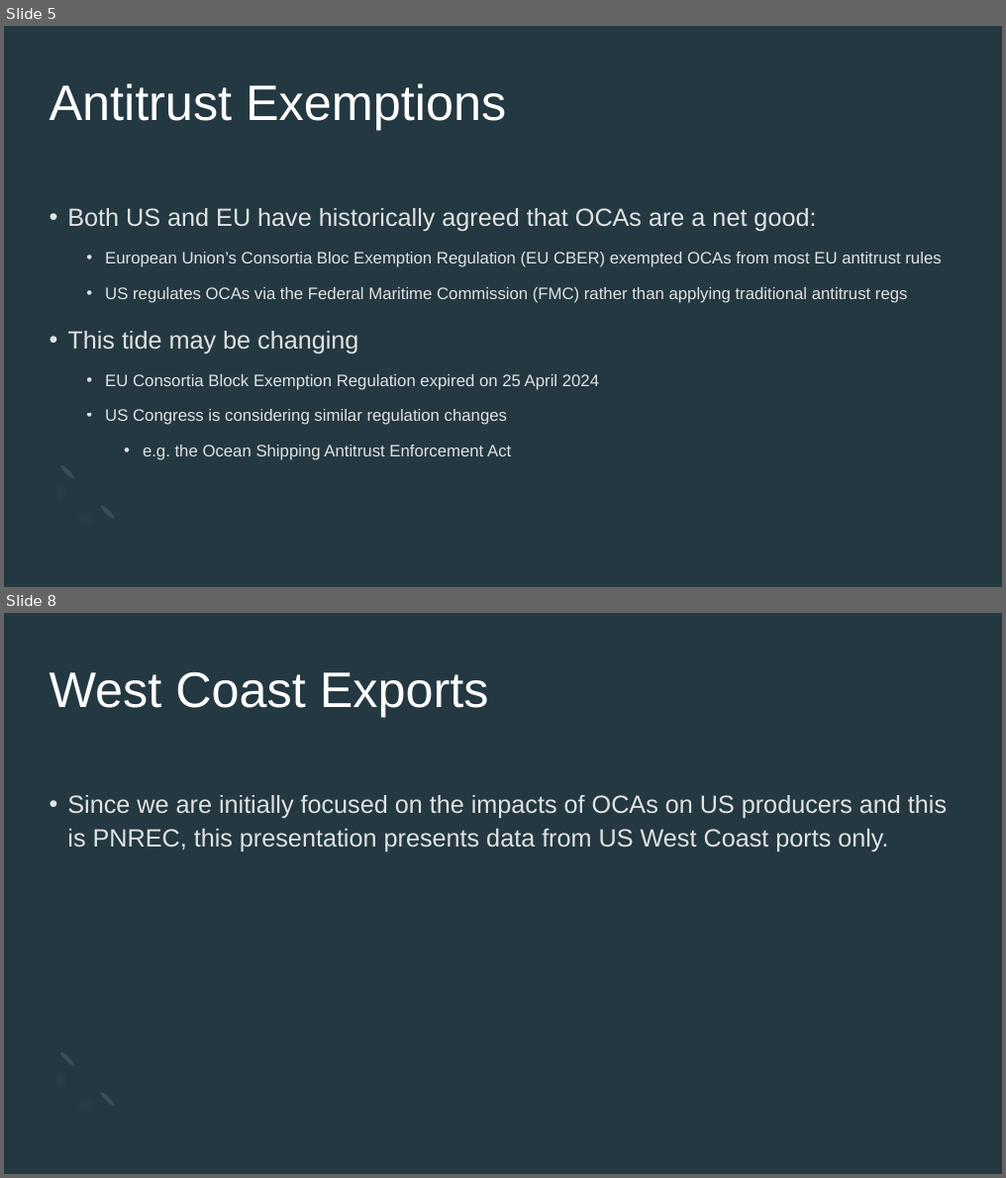
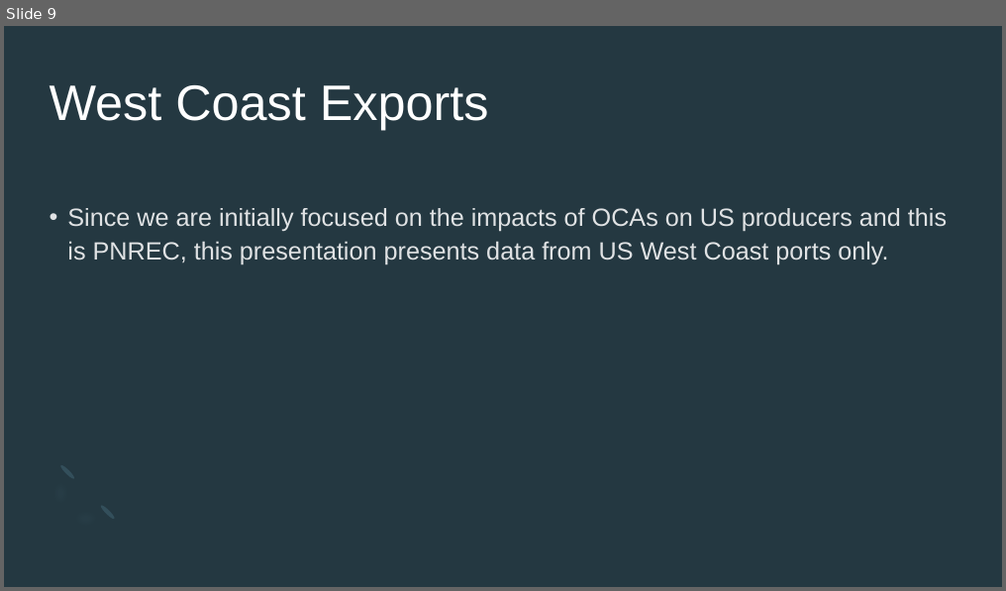
Before and after one commit to epistemetrica/Ocean-Carrier-Alliances-Project, a slide deck: PNREC/PNREC slides.pptx. Shown one above the other, each under a label of ours: slides 5 and 8 before the commit, slide 9 after it; the slides between them are not shown. The pictures are 1006x1178 and 1006x591 pixels, drawn with LibreOffice and Linux fonts; fonts in the diff are those of the drawing. Boxes give left, top, right and bottom in pixels: in the first picture for what was removed or moved away, otherwise in the second. Text is boxed around its words. In the diff, an @@ line names an element or a change of style, - is before the commit and + after.

```diff
--- a/PNREC/PNREC slides.pptx
+++ b/PNREC/PNREC slides.pptx
@@ slide 5 removed at (4, 26, 1002, 587), background #243841; not listed: 3 template elements that a slide beside it also shows @@
@@ title removed at (50, 83, 506, 130) @@
-Antitrust Exemptions
@@ text removed at (67, 208, 941, 461) @@
-• Both US and EU have historically agreed that OCAs are a net good:
-  • European Union’s Consortia Bloc Exemption Regulation (EU CBER) exempted OCAs from most EU antitrust rules
-  • US regulates OCAs via the Federal Maritime Commission (FMC) rather than applying traditional antitrust regs
-• This tide may be changing
-  • EU Consortia Block Exemption Regulation expired on 25 April 2024
-  • US Congress is considering similar regulation changes
-    • e.g. the Ocean Shipping Antitrust Enforcement Act
@@ what was slide 8 is now slide 9 @@
```
Also in this commit, not shown: 6 slides changed, 5 slides added, 1 other slide removed, 14 other files.
